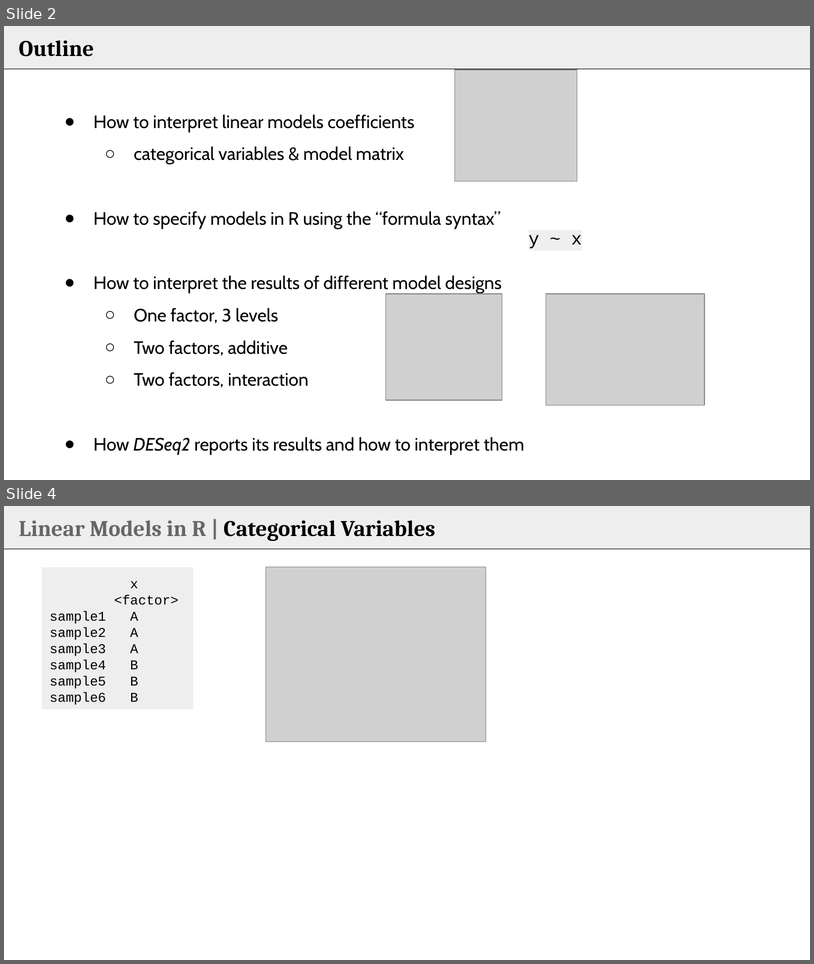
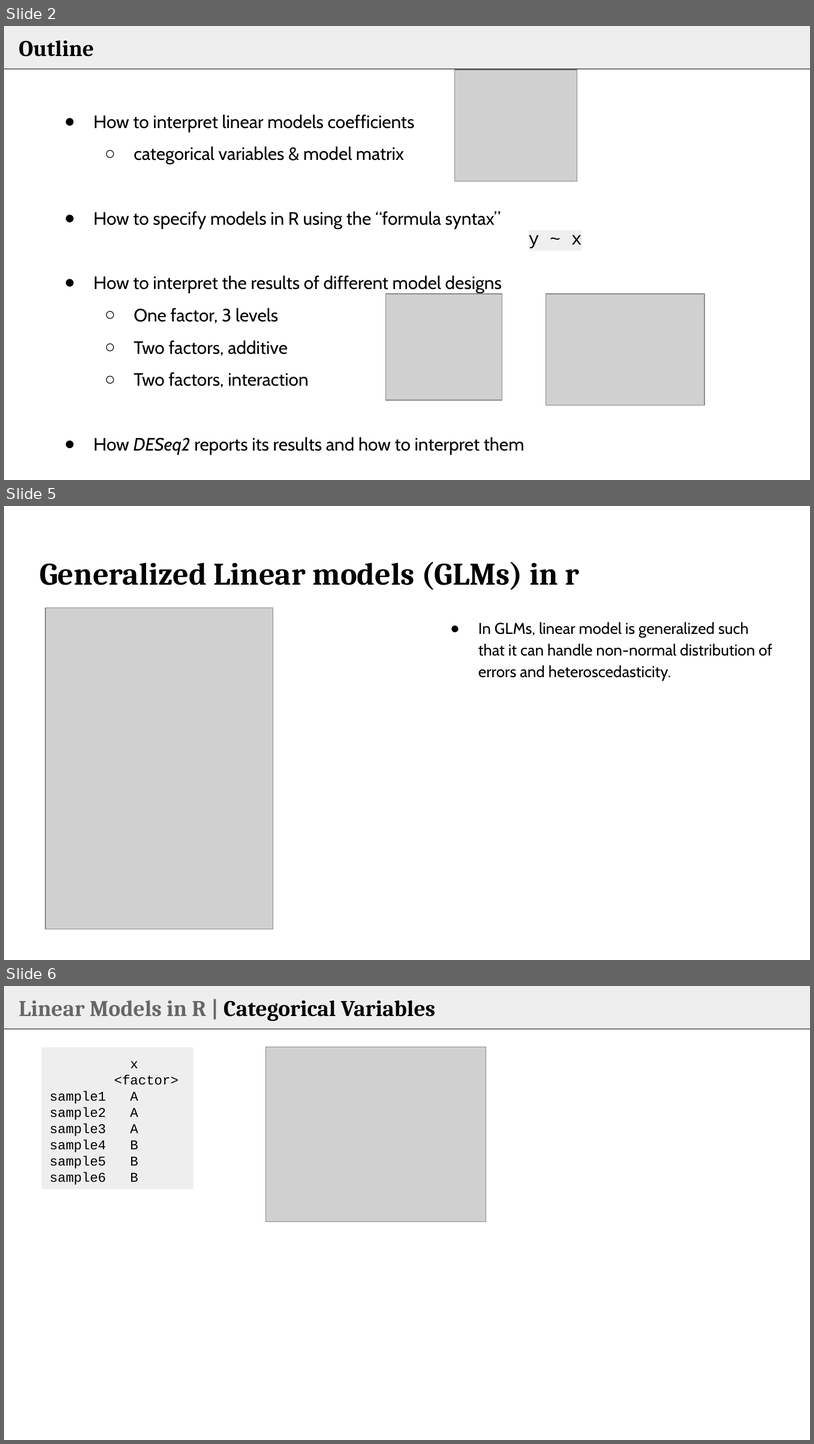
Before and after one commit to bioinformatics-core-shared-training/Bulk_RNAseq_Course_Base, a slide deck: additional_scripts_and_materials/Statistical_models_in_R_DESeq2.pptx. Shown one above the other, each under a label of ours: slides 2 and 4 before the commit, slides 2, 5 and 6 after it; the slides between them are not shown. The pictures are 814x964 and 814x1444 pixels, drawn with LibreOffice and Linux fonts; fonts in the diff are those of the drawing; grey boxes stand for pictures. Boxes give left, top, right and bottom in pixels: in the first picture for what was removed or moved away, otherwise in the second. Text is boxed around its words. In the diff, an @@ line names an element or a change of style, - is before the commit and + after.

```diff
--- a/additional_scripts_and_materials/Statistical_models_in_R_DESeq2.pptx
+++ b/additional_scripts_and_materials/Statistical_models_in_R_DESeq2.pptx
@@ slide 5 added at box(4, 506, 810, 960), background #FFFFFF @@
@@ title added at box(39, 562, 579, 590), 28 pt, text #000000, bold @@
+Generalized Linear models (GLMs) in r
@@ picture added at box(45, 607, 273, 928) @@
@@ text added at box(479, 622, 773, 681), 14 pt, text #000000 @@
+● In GLMs, linear model is generalized such that it can handle non-normal distribution of errors and heteroscedasticity.
@@ what was slide 4 is now slide 6 @@
```
Also in this commit, not shown: 8 slides changed, 1 other slide added, 2 other files.
